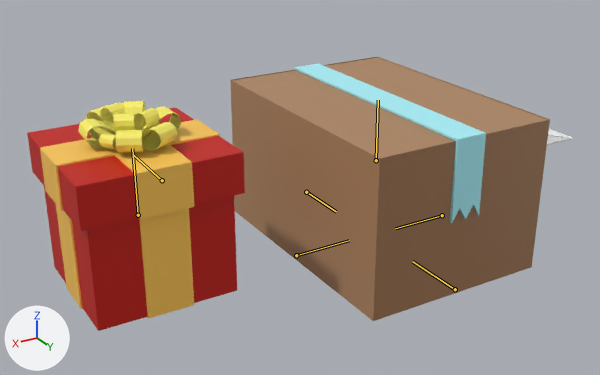
Renders of the Blender file Assets/Player Assets.blend from each side of a commit.
The view is the same before and after, from a camera (50 mm lens) standing at (0.941, 1.269, 0.615) and looking at (0.195, 0.026, -0.007). The axes (+X, +Y, +Z) are drawn at lower left. The lights are the same throughout. The bones that bend it are drawn over the model as lines.

The first picture shows 'box_cover', 'gift_base', 'gift_top'.
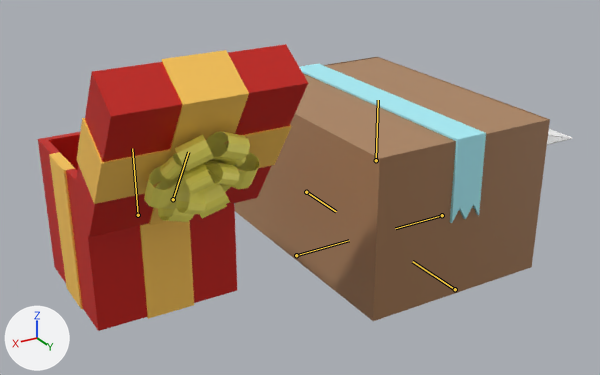
The newer file adds an action. The first version stands in its rest pose; the second is drawn at frame 10 of the action 'gift_open'.

Changed parts and their boxes [x1, y1, x2, y2] in the pictures (600 x 375 px):
'gift_top', posed (7% wider, 48% taller): before [27, 101, 245, 231]; after [74, 44, 308, 237]
bone 'Bone.001', root to tip: before (162, 180) to (133, 155); after (173, 199) to (188, 152)

Diff of the bpy script that builds the scene:
```diff
--- a/Assets/Player Assets.blend.py
+++ b/Assets/Player Assets.blend.py
@@ bone_bone_001 @@
 bone_bone_001 = bpy.data.objects['Gift'].pose.bones['Bone.001']  # child of 'Bone'
-bone_bone_001.location = (0.0, 0.0, 0.0)
-bone_bone_001.rotation_quaternion = (1.0, 0.0, 0.0, 0.0)  # degrees (0, 0, 0)
+bone_bone_001.location = (-0.0153, -0.0437, 0.0012)
+bone_bone_001.rotation_quaternion = (0.468, 0.0, 0.0, -0.884)  # degrees (0, 0, -124)
```
